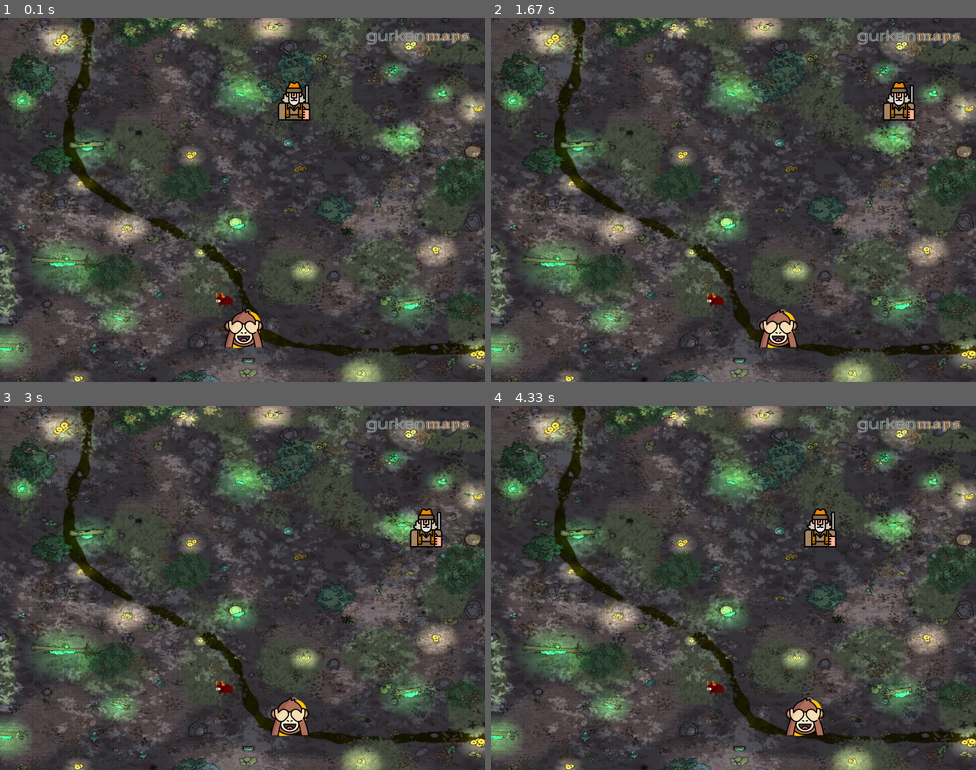
Above: before the commit, frames 1-4 (two rows, left to right).
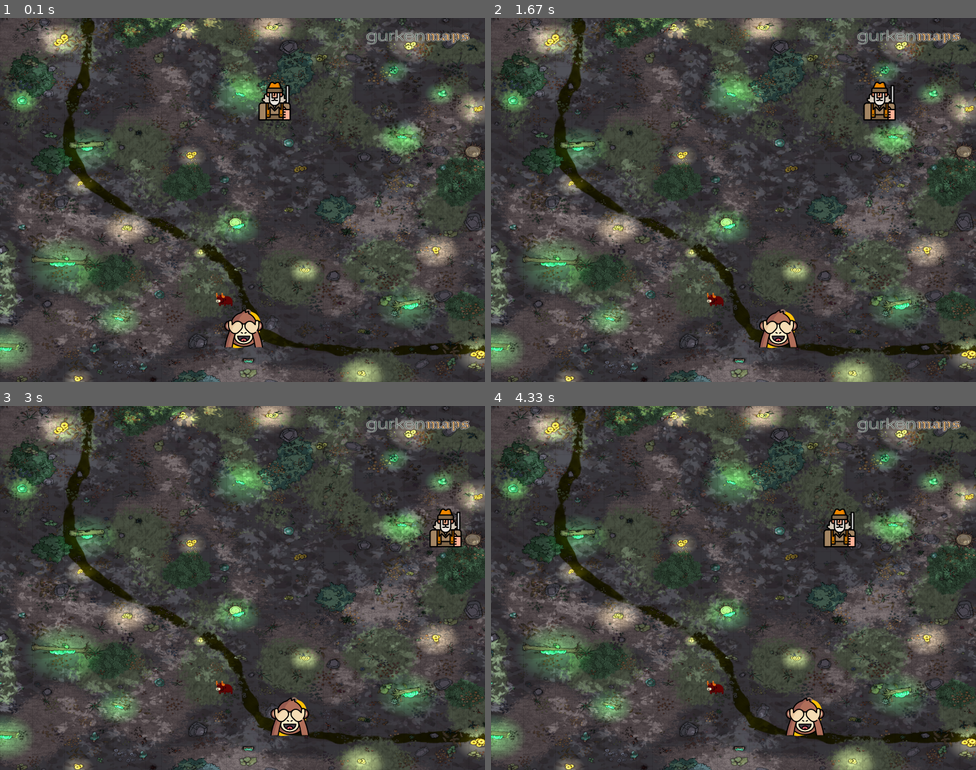
Above: after the commit, the same moments.

Repository: chakradhar1998/MyPygame
Game: pygame game, started from main.py
Same seed, same stepped clock (60 frames per second), same inputs: the game is played once before the commit and once after it.
Inputs:
- Up to frame 1 (0.1 s): no input
- Up to frame 2 (1.67 s): hold Right 0.33-0.8 s; hold Right 0.83-1.3 s; hold Left from 1.33 s (still down)
- Up to frame 3 (3 s): release Left at 1.87 s; hold Left 1.9-2.3 s; hold Right 2.33-2.97 s
- Up to frame 4 (4.33 s): hold Left 3-3.47 s; hold Right 3.5-3.97 s; hold Right from 4 s (still down)

The runs differ from the first frame. In frame 1, 0.9% of the frame differs, in the area x 53-64%, y 17-29%; in frame 2, 0.9%; in frame 3, 0.9%, in the area x 84-96%, y 28-39%; in frame 4, 0.9%.

Commit message:
convert hunter to rect and give him movement

Diff:
--- a/main.py
+++ b/main.py
@@ -29,6 +29,7 @@
 HunterY = random.randint(50,150)
 HunterX_change = 1
 HunterY_change = 0
+Hunter_rect= HunterImg.get_rect(midtop=(HunterX,HunterY))
 
 
 #banana
@@ -50,7 +51,7 @@
 
 
 def Hunter(x,y):
-    screen.blit(HunterImg,(x,y))
+    screen.blit(HunterImg,Hunter_rect)
 
 def banana(x,y):
     screen.blit(bananaImg,banana_rect)
@@ -105,16 +106,16 @@
         PlayerX = 736
 
 
-    HunterX += HunterX_change
+    Hunter_rect.left += HunterX_change
 
-    if HunterX <=0:
-        HunterX = 0
+    if Hunter_rect.left <=0:
+        Hunter_rect.left = 0
         HunterX_change = abs(HunterX_change)
-        HunterY += 64
-    elif HunterX >=736:
-        HunterX = 736
+        Hunter_rect.top += 64
+    elif Hunter_rect.left >=736:
+        Hunter_rect.left = 736
         HunterX_change = HunterX_change* -1
-        HunterY +=64
+        Hunter_rect.top +=64
 
 
 
